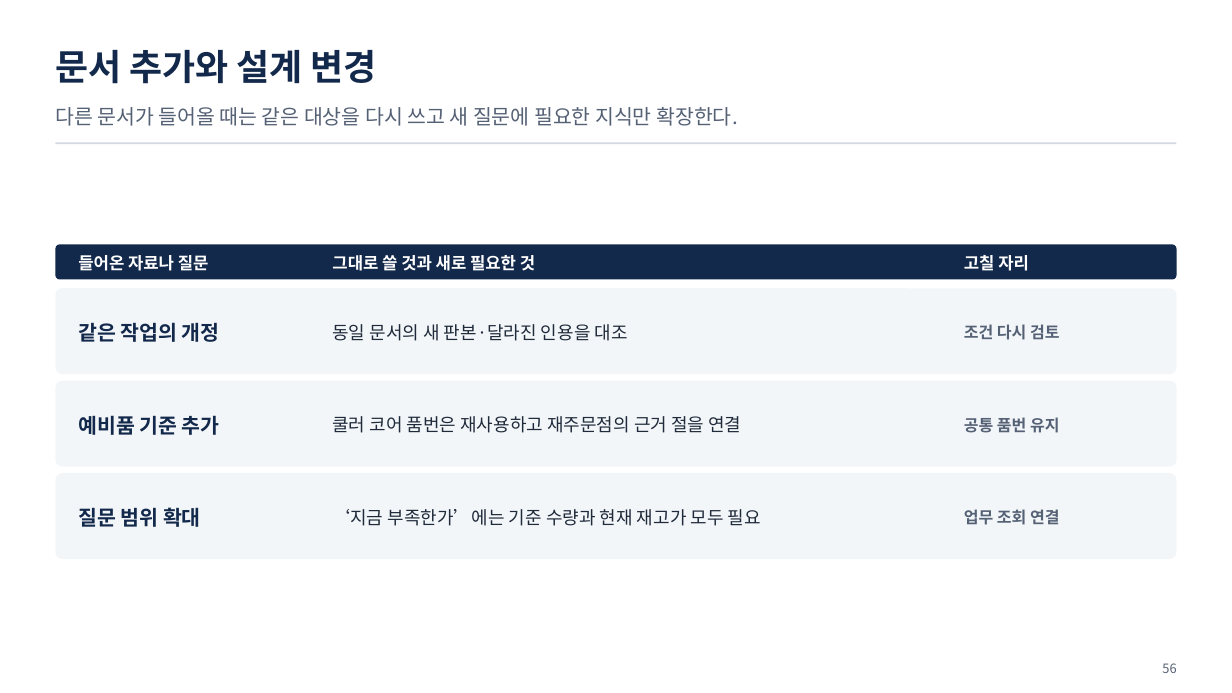
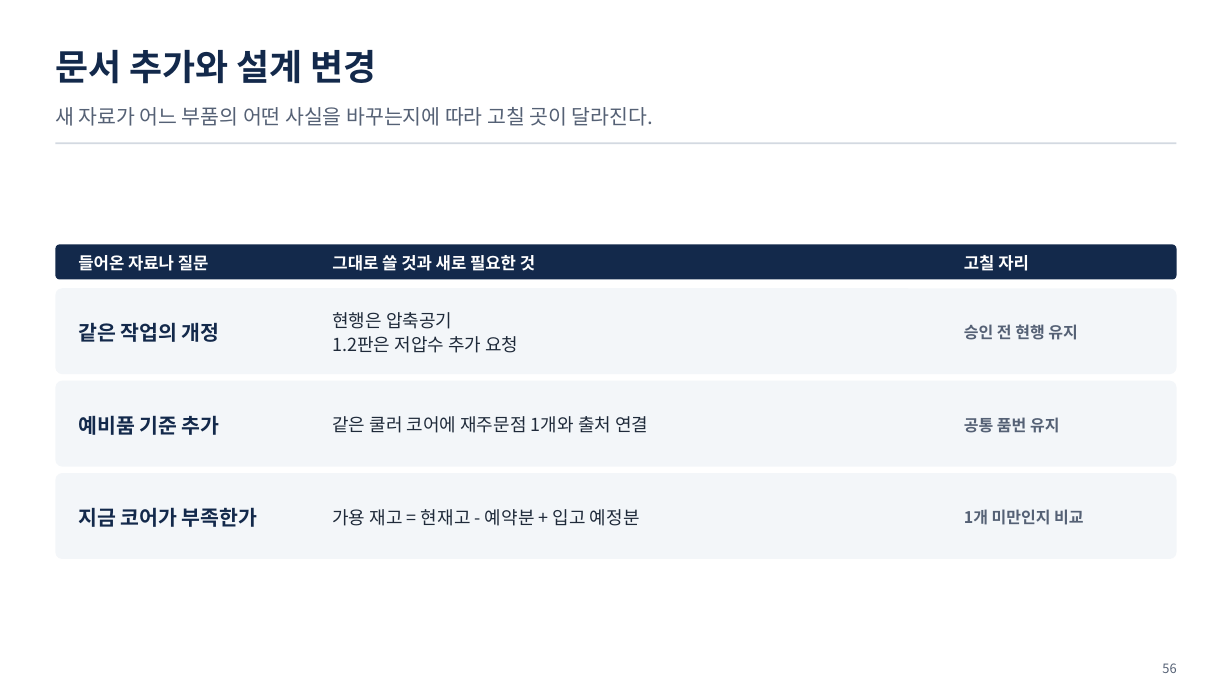
Before and after one commit to uengine-oss/hyd-iot-edu, a slide deck: slide 56 of workspace/강의제작/산출물/통합반/이론/04회차/통합반_04일차.pptx. Drawn at 1232x693 pixels with LibreOffice and Linux fonts; fonts in the diff are those of the drawing. Boxes give left, top, right and bottom in pixels: in the first picture for what was removed or moved away, otherwise in the second. Text is boxed around its words. In the diff, an @@ line names an element or a change of style, - is before the commit and + after.

Commit message:
통합반 4회차 56~66장 원문·조회 경계와 현장 승인 설명을 고치고 실제 렌더·낭독을 검증한다

```diff
--- a/workspace/강의제작/산출물/통합반/이론/04회차/통합반_04일차.pptx
+++ b/workspace/강의제작/산출물/통합반/이론/04회차/통합반_04일차.pptx
@@ text at (55,107,653,126): text changed @@
-다른 문서가 들어올 때는 같은 대상을 다시 쓰고 새 질문에 필요한 지식만 확장한다.
+새 자료가 어느 부품의 어떤 사실을 바꾸는지에 따라 고칠 곳이 달라진다.
@@ text at (332,312,518,353): text changed @@
-동일 문서의 새 판본·달라진 인용을 대조
+현행은 압축공기
+1.2판은 저압수 추가 요청
@@ text at (964,324,1077,340): text changed @@
-조건 다시 검토
+승인 전 현행 유지
@@ text at (332,416,648,433): text changed @@
-쿨러 코어 품번은 재사용하고 재주문점의 근거 절을 연결
+같은 쿨러 코어에 재주문점 1개와 출처 연결
@@ text at (78,507,257,527): text changed @@
-질문 범위 확대
+지금 코어가 부족한가
@@ text at (332,509,640,526): text changed @@
-‘지금 부족한가’에는 기준 수량과 현재 재고가 모두 필요
+가용 재고 = 현재고 - 예약분 + 입고 예정분
@@ text at (964,509,1083,525): text changed @@
-업무 조회 연결
+1개 미만인지 비교
```
Also in this commit, not shown: 10 other slides changed, 29 other files.
